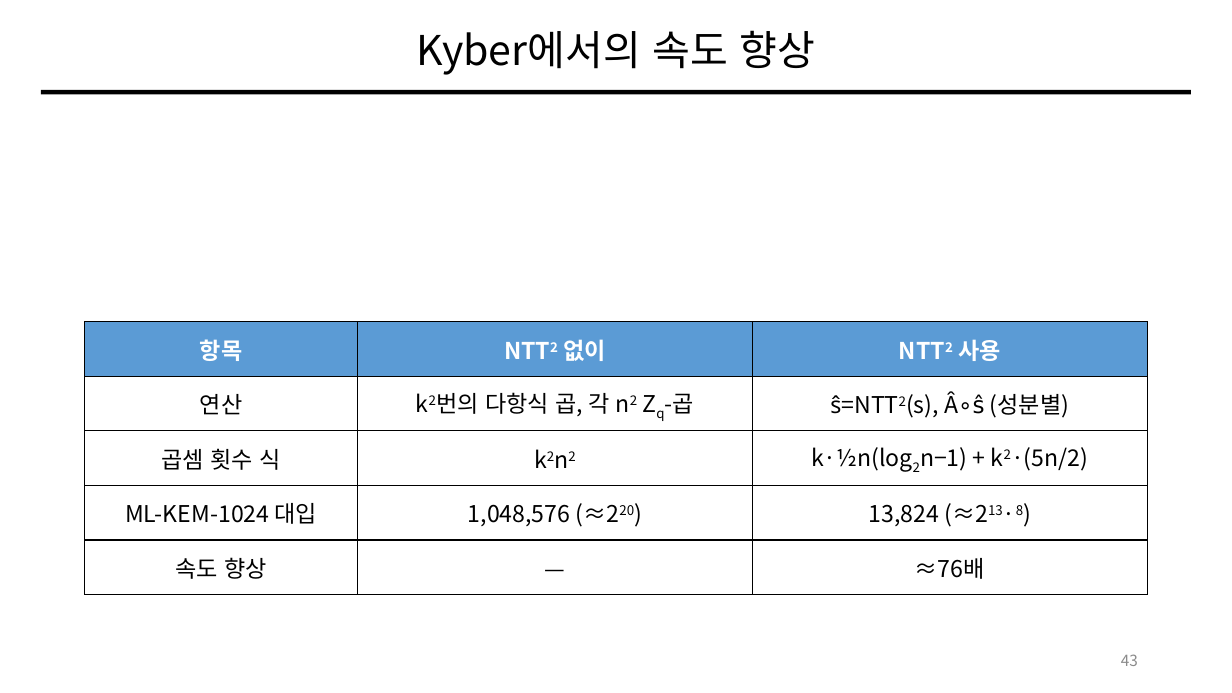
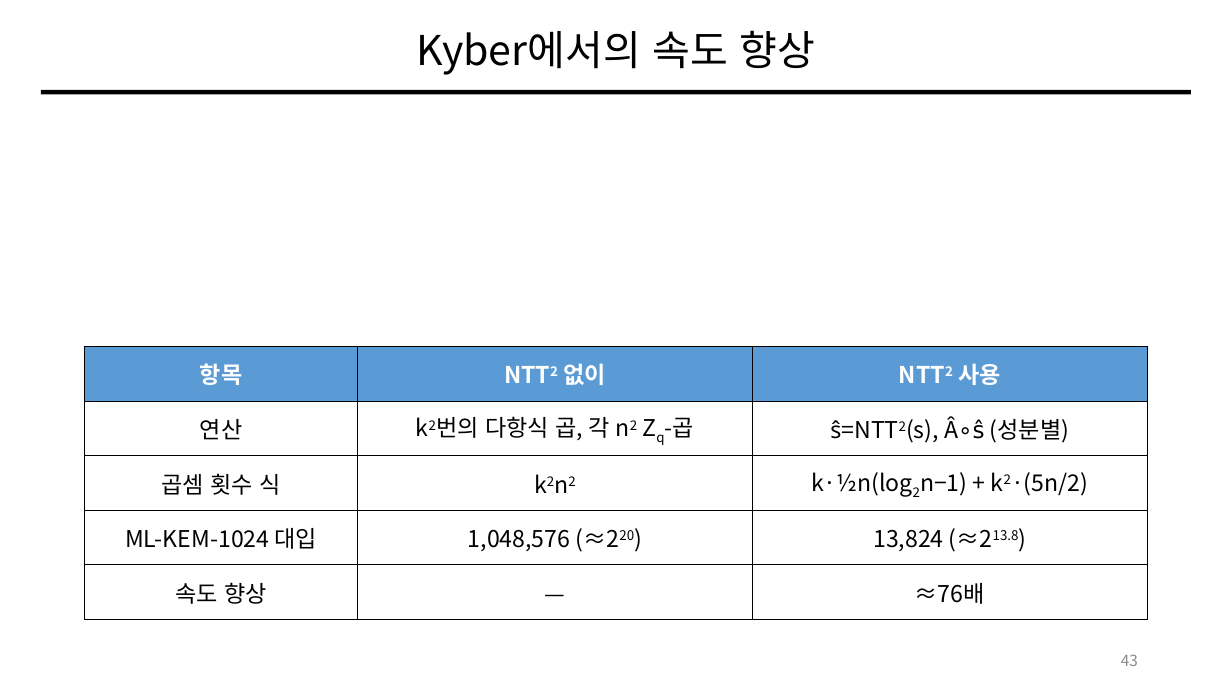
Before and after one commit to giyuubin/PQC, a slide deck: slide 43 of presentation/0828_13_Number-Theoretic-Transform.pptx. Drawn at 1232x693 pixels with LibreOffice and Linux fonts; fonts in the diff are those of the drawing; grey boxes stand for pictures. Boxes give left, top, right and bottom in pixels: in the first picture for what was removed or moved away, otherwise in the second. Text is boxed around its words. In the diff, an @@ line names an element or a change of style, - is before the commit and + after.

```diff
--- a/presentation/0828_13_Number-Theoretic-Transform.pptx
+++ b/presentation/0828_13_Number-Theoretic-Transform.pptx
@@ table at [85,347,1147,619] @@
-row 4, column 3: 13,824 (≈213·8)
+row 4, column 3: 13,824 (≈213.8)
@@ table: place and size @@
-table at [85,322,1147,594]
+table at [85,347,1147,619]
```
Also in this commit, not shown: 4 other slides changed.
